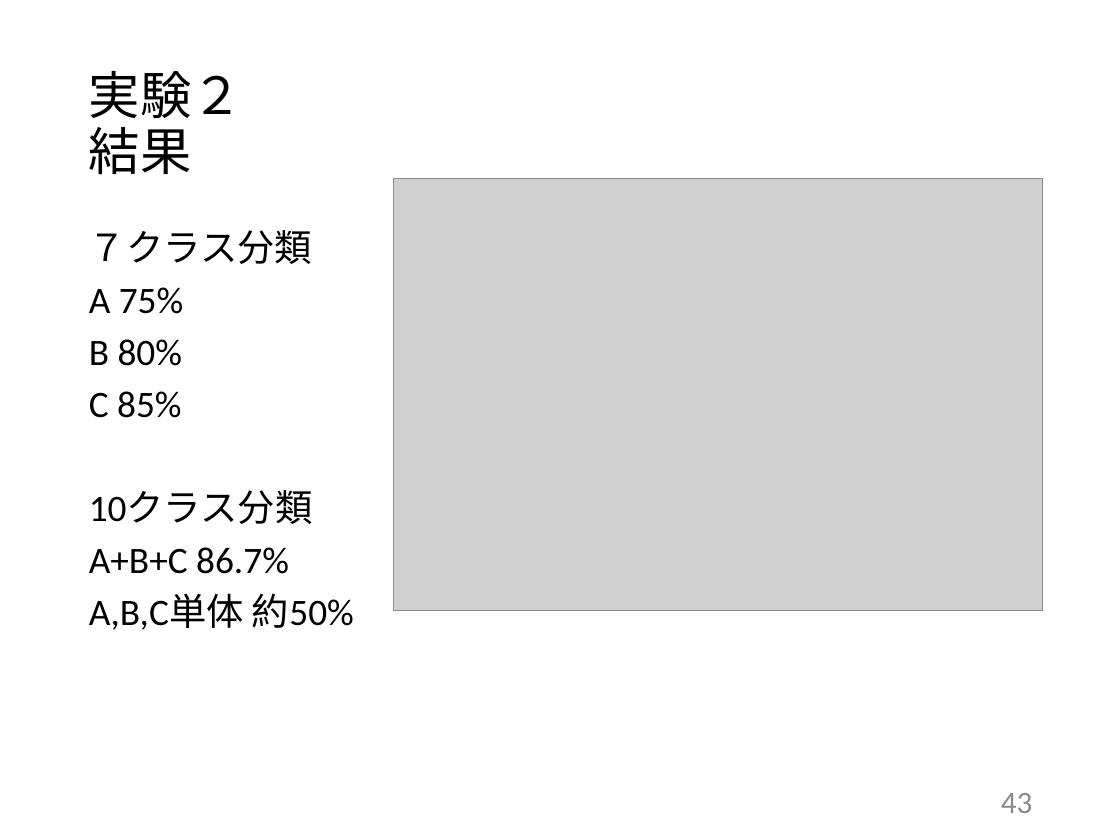
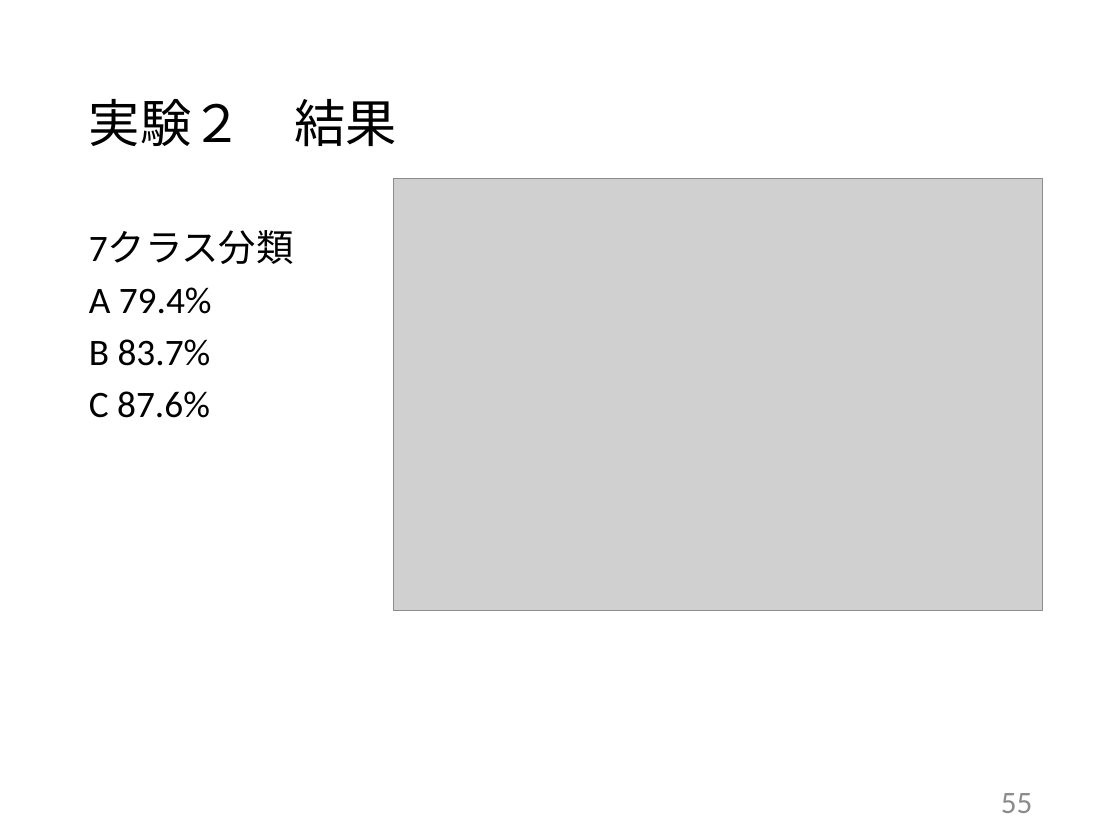
Before and after one commit to tatsuya-sugiyama/WeeklyReport, a slide deck: slide 55 of report/2020前期/2020_1st_sugiyama.pptx (slide 43 before the commit). Drawn at 1120x840 pixels with LibreOffice and Linux fonts; fonts in the diff are those of the drawing; grey boxes stand for pictures. Boxes give left, top, right and bottom in pixels: in the first picture for what was removed or moved away, otherwise in the second. Text is boxed around its words. In the diff, an @@ line names an element or a change of style, - is before the commit and + after.

```diff
--- a/report/2020前期/2020_1st_sugiyama.pptx
+++ b/report/2020前期/2020_1st_sugiyama.pptx
@@ title "実験２ 結果" rewrapped from (89,71,243,175) to (89,99,397,147) @@
@@ text at (89,230,294,418): text changed @@
-７クラス分類
-A 75%
-B 80%
-C 85%
-10クラス分類
-A+B+C 86.7%
-A,B,C単体 約50%
+7クラス分類
+A 79.4%
+B 83.7%
+C 87.6%
@@ page number at (1001,793,1033,813): text changed @@
-43
+55
```
Also in this commit, not shown: 31 other slides changed, 17 slides added, 1 slide removed.
